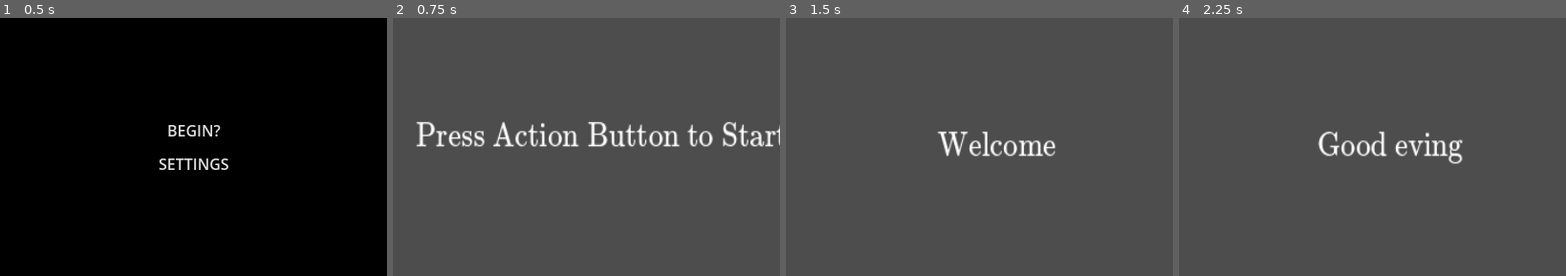
Above: before the commit, frames 1-4 (left to right).
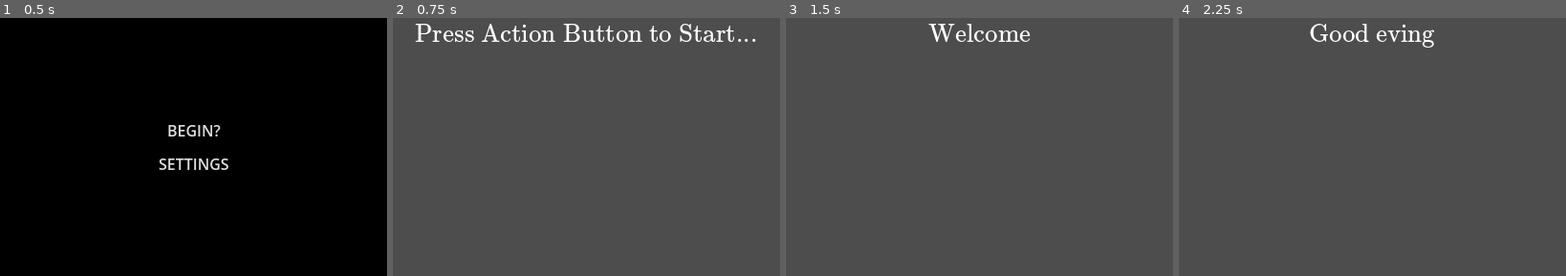
Above: after the commit, the same moments.

Repository: sanadjardaneh11-dotcom/TSR_game
Game: Godot game, scene res://Scenes/Starting screen.tscn
Same seed, same stepped clock (60 frames per second), same inputs: the game is played once before the commit and once after it.
Inputs:
- Up to frame 1 (0.5 s): no input
- Up to frame 2 (0.75 s): click "BEGIN?" at 0.5 s
- Up to frame 3 (1.5 s): tap Enter (ACTION) at 1.25 s; hold Enter (ACTION) from 1.28 s (still down)
- Up to frame 4 (2.25 s): tap Space at 2 s; release Enter (ACTION) at 2.03 s; tap Enter (ACTION) at 2.1 s

Frame 1 is identical in both runs. In frame 2, 5.2% of the frame differs, in the area x 5-100%, y 2-50%; in frame 3, 1.8%; in frame 4, 2.1%.
Error in both runs: Invalid access to property or key 'resulution' on a base object of type 'Dictionary'. (res://Scripts/starting_screen.gd:12)

Commit message:
Catching up

Diff:
--- a/Scenes/Main.tscn
+++ b/Scenes/Main.tscn
@@ -18,22 +18,16 @@
 
 [node name="Label" type="Label" parent="." unique_id=1316413969]
 layout_mode = 1
-anchors_preset = 8
-anchor_left = 0.5
-anchor_top = 0.5
-anchor_right = 0.5
-anchor_bottom = 0.5
-offset_left = -114.0
-offset_top = -24.5
-offset_right = 114.0
-offset_bottom = 24.5
+anchors_preset = 15
+anchor_right = 1.0
+anchor_bottom = 1.0
 grow_horizontal = 2
 grow_vertical = 2
-scale = Vector2(1.15908, 1.33138)
 text = "Press Action Button to Start...
 "
 label_settings = SubResource("LabelSettings_jkfq8")
 horizontal_alignment = 1
+text_overrun_behavior = 1
 
 [node name="TextEdit" type="TextEdit" parent="." unique_id=1356186468]
 visible = false
--- /dev/null
+++ b/happen_template.tres
@@ -0,0 +1,3 @@
+[gd_resource type="Resource" format=3 uid="uid://cvoohud2m8xlh"]
+
+[resource]
